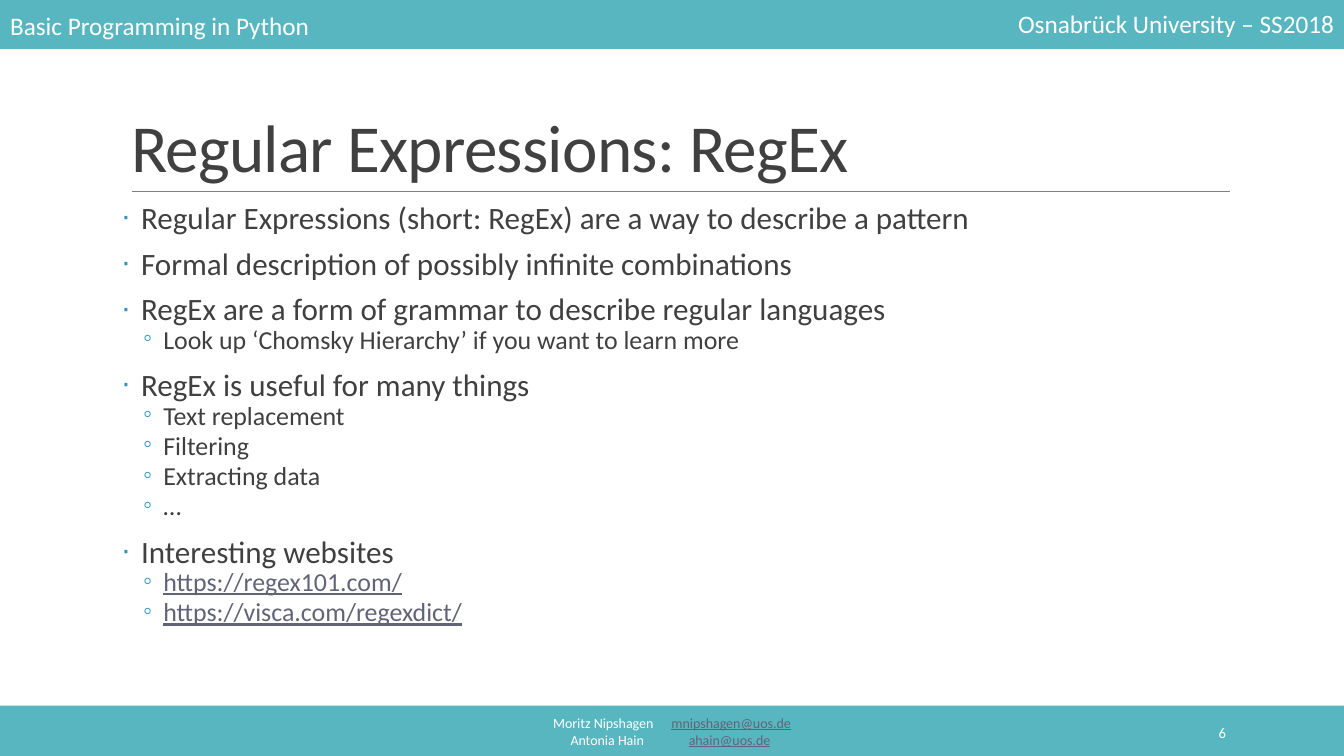
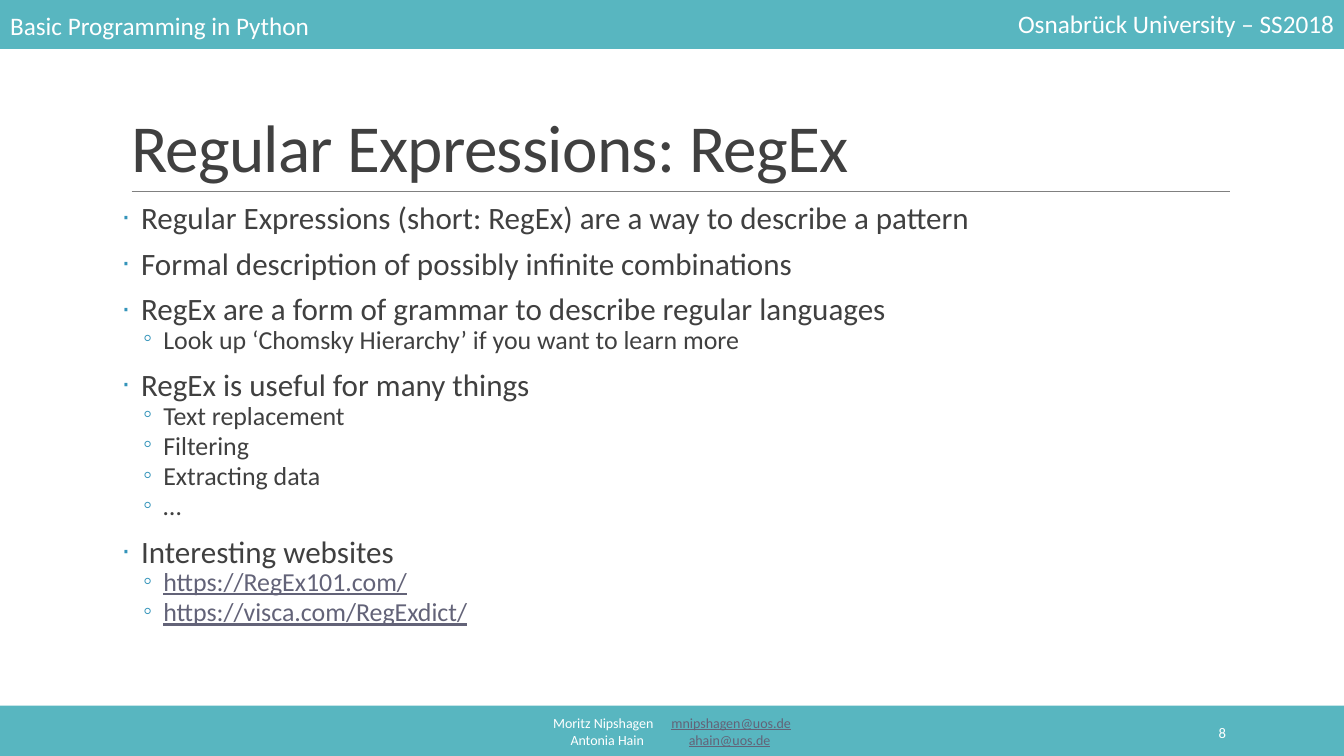
Before and after one commit to mnipshagen/monty, a slide deck: slide 8 of 2018/05/05_Strings_and_Regex.pptx (slide 6 before the commit). Drawn at 1344x756 pixels with LibreOffice and Linux fonts; fonts in the diff are those of the drawing. Boxes give left, top, right and bottom in pixels: in the first picture for what was removed or moved away, otherwise in the second. Text is boxed around its words. In the diff, an @@ line names an element or a change of style, - is before the commit and + after.

```diff
--- a/2018/05/05_Strings_and_Regex.pptx
+++ b/2018/05/05_Strings_and_Regex.pptx
@@ text at [163, 573, 467, 626]: text changed @@
-  ◦ https://regex101.com/
-  ◦ https://visca.com/regexdict/
+  ◦ https://RegEx101.com/
+  ◦ https://visca.com/RegExdict/
@@ page number at [1219, 728, 1226, 738]: text changed @@
-6
+8
```
Also in this commit, not shown: 12 other slides changed, 23 slides added, 3 slides removed, 1 other file.
